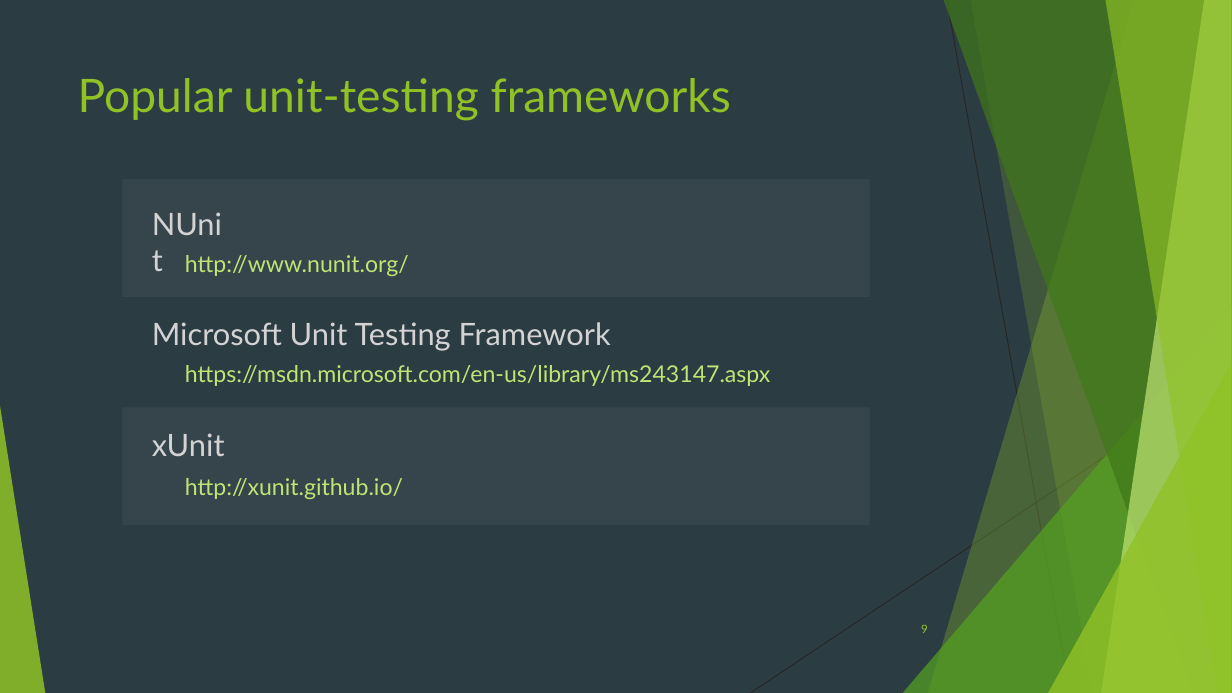
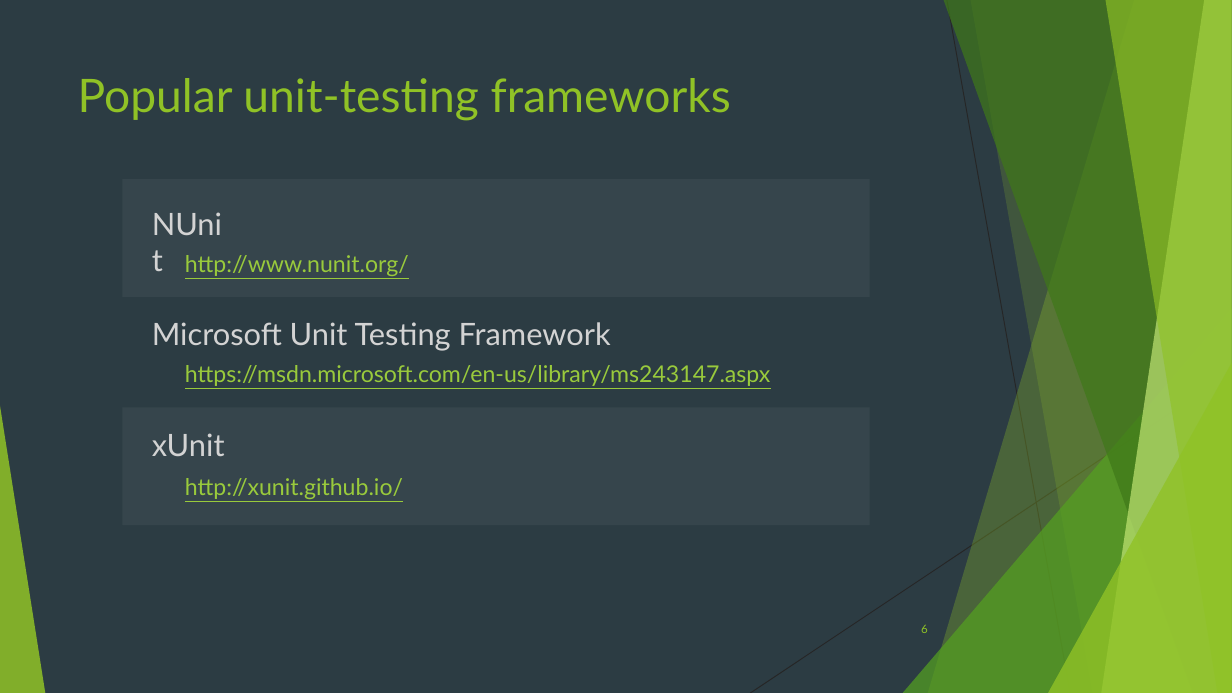
Before and after one commit to lionvs/NET_CodeTesting, a slide deck: slide 6 of Presentation.pptx (slide 9 before the commit). Drawn at 1232x693 pixels with LibreOffice and Linux fonts; fonts in the diff are those of the drawing. Boxes give left, top, right and bottom in pixels: in the first picture for what was removed or moved away, otherwise in the second. Text is boxed around its words. In the diff, an @@ line names an element or a change of style, - is before the commit and + after.

```diff
--- a/Presentation.pptx
+++ b/Presentation.pptx
@@ text colour #C0E474 to #99CA3C, underline on in 3 elements at (x1=185, y1=255, x2=409, y2=276), (x1=185, y1=365, x2=771, y2=386), (x1=185, y1=478, x2=403, y2=499) @@
@@ page number at (x1=921, y1=625, x2=928, y2=633): text changed @@
-9
+6
```
Also in this commit, not shown: 4 other slides changed, 1 slide added.
